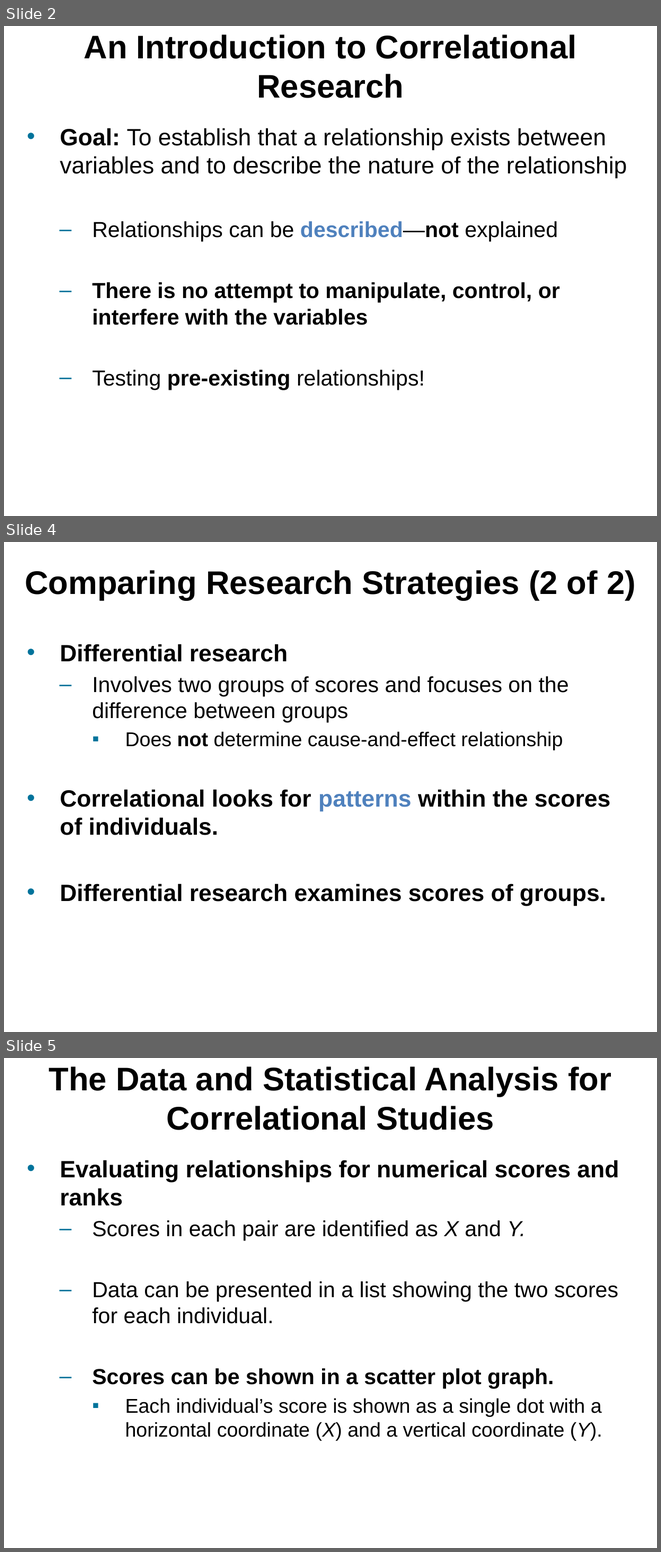
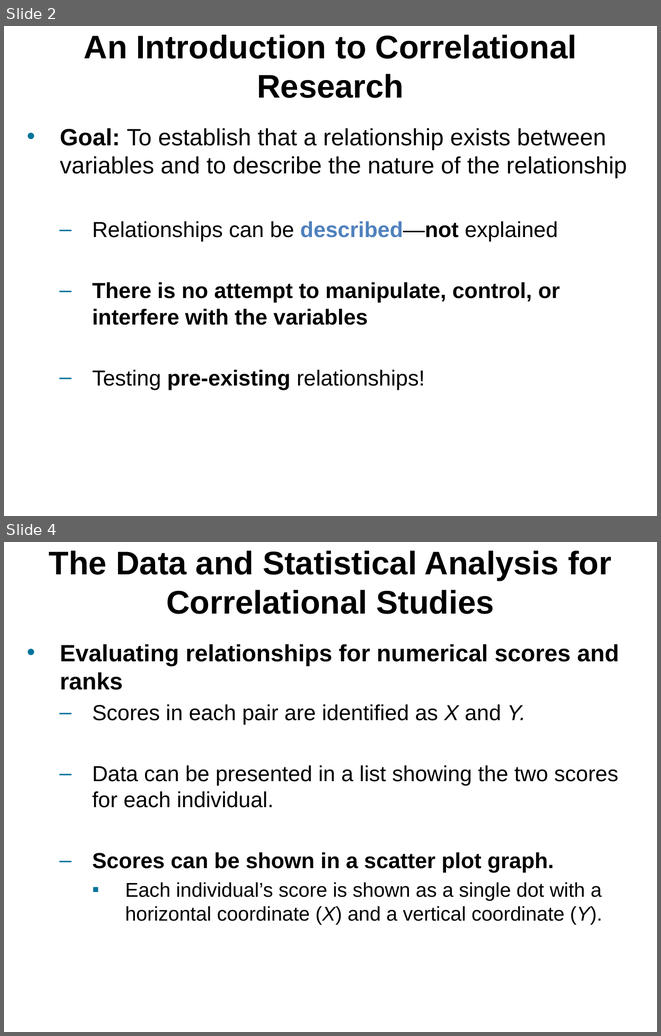
Before and after one commit to npm27/Teaching-Materials, a slide deck: Research Methods/Slides/Chapter 12.pptx. Shown one above the other, each under a label of ours: slides 2, 4 and 5 before the commit, slides 2 and 4 after it; the slides between them are not shown. The pictures are 661x1552 and 661x1036 pixels, drawn with LibreOffice and Linux fonts; fonts in the diff are those of the drawing. Boxes give left, top, right and bottom in pixels: in the first picture for what was removed or moved away, otherwise in the second. Text is boxed around its words. In the diff, an @@ line names an element or a change of style, - is before the commit and + after.

```diff
--- a/Research Methods/Slides/Chapter 12.pptx
+++ b/Research Methods/Slides/Chapter 12.pptx
@@ slide 4 removed at [4,542,657,1032], background #FFFFFF @@
@@ title removed at [25,570,636,600] @@
-Comparing Research Strategies (2 of 2)
@@ text removed at [60,644,610,906] @@
-• Differential research
-  – Involves two groups of scores and focuses on the difference between groups
-    ▪ Does not determine cause-and-effect relationship
-• Correlational looks for patterns within the scores of individuals.
-• Differential research examines scores of groups.
@@ what was slide 5 is now slide 4 @@
```
Also in this commit, not shown: 4 slides changed, 1 other slide removed.
